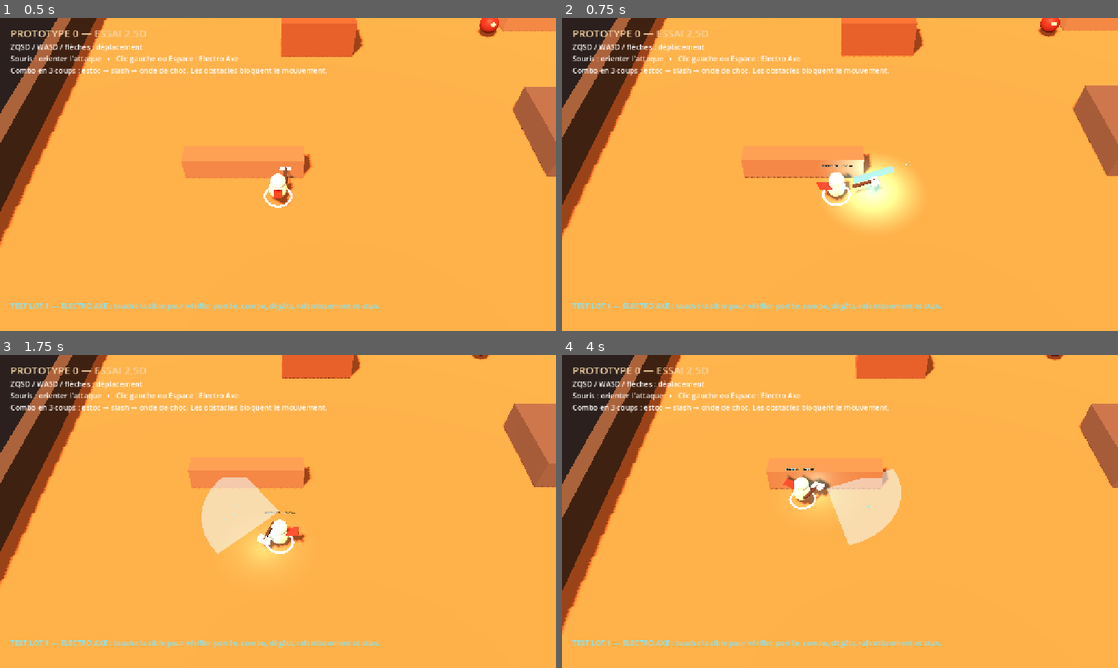
Above: before the commit, frames 1-4 (two rows, left to right).
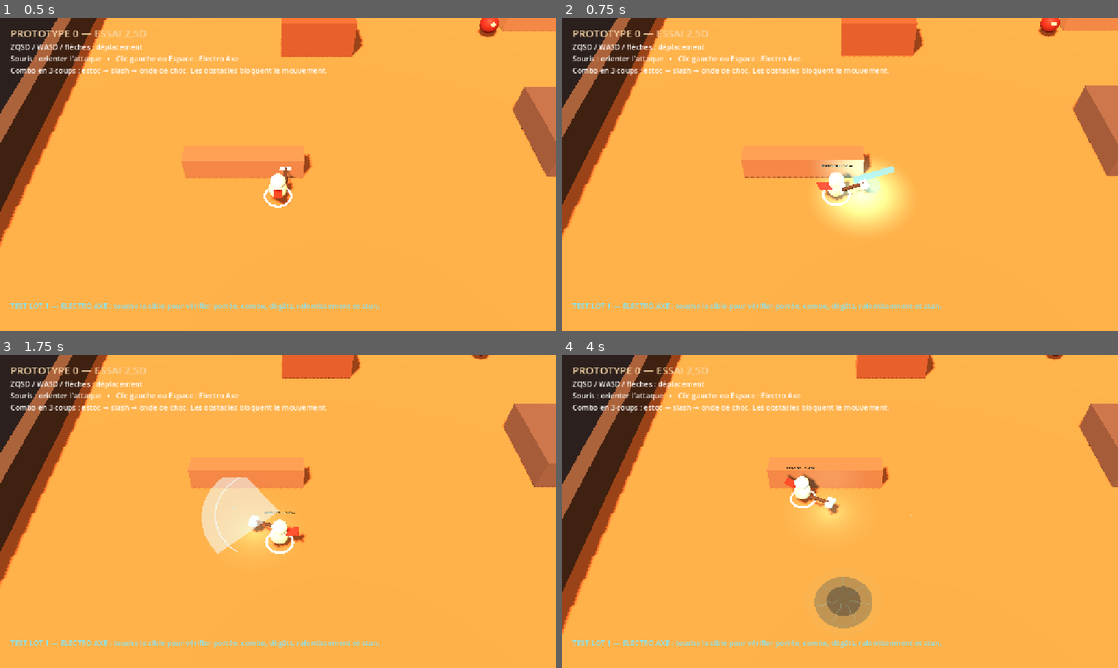
Above: after the commit, the same moments.

Repository: aKoMoses/PROTOTYPE-V0.1
Game: Godot game, scene res://scenes/main.tscn
Two runs of this game, one before a commit and one after it. Both use one fixed random seed, a clock stepped at 60 frames per second and the inputs below.
Inputs (mouse positions are in pixels of both pictures, inside the frame that each line leads up to):
- Up to frame 1 (0.5 s): no input
- Up to frame 2 (0.75 s): move the mouse to (962, 158) at 0.52 s; hold D from 0.53 s (still down); hold Q from 0.53 s (still down); click (962, 158) at 0.67 s
- Up to frame 3 (1.75 s): tap Space at 0.77, 1.52 s; move the mouse to (166, 527) at 1.27 s; release D at 1.28 s; release Q at 1.28 s; hold S from 1.28 s (still down); tap Z at 1.35 s
- Up to frame 4 (4 s): move the mouse to (895, 442) at 2.02 s; release S at 2.03 s; hold D 2.03-2.78 s; hold Q 2.03-2.78 s; move the mouse to (812, 574) at 2.77 s; hold W 2.78-3.53 s; tap Z at 2.85 s; click (812, 574) at 2.92 s; tap Space at 3.02, 3.77 s; move the mouse to (1006, 558) at 3.52 s; hold A from 3.53 s (still down); hold Q from 3.53 s (still down)

Frame 1 is identical in both runs. In frame 2, 1.3% of the frame differs, in the area x 46-63%, y 45-64%; in frame 3, 0.4%; in frame 4, 4.4%, in the area x 0-100%, y 0-89%.

Commit message:
Deepen Electro Axe animations and impact effects

Diff:
--- a/scripts/player.gd
+++ b/scripts/player.gd
@@ -1,13 +1,13 @@
 extends CharacterBody3D
 
 @export var move_speed := 7.5
-@export var attack_interval := 0.34
+@export var attack_interval := 0.64
 
 # Electro Axe V0.1 — first playable combat lot. Damage values are deliberately
 # centralized so balancing after the human test does not touch hitbox code.
 const AXE_DAMAGE := [120.0, 145.0, 80.0]
 const AXE_RANGE := [4.4, 3.2, 2.8]
-const AXE_COMBO_WINDOW := 1.05
+const AXE_COMBO_WINDOW := 1.70
 const AXE_SLOW_DURATION := 0.25
 const AXE_SLOW_PERCENT := 30.0
 const AXE_SHOCKWAVE_DURATION := 0.50
@@ -92,18 +92,21 @@
 	_combo_expires_at = Time.get_ticks_msec() / 1000.0 + AXE_COMBO_WINDOW
 	_attack_label.text = "ELECTRO AXE  •  COUP %d/3" % (step + 1)
 	_play_axe_animation(step)
-	_show_attack_hitbox(step)
 	var target := get_tree().current_scene.get_node_or_null("TargetDummy")
-	if target == null:
-		return
-	var offset: Vector3 = target.global_position - global_position
-	var flat_offset := Vector3(offset.x, 0.0, offset.z)
-	var distance := flat_offset.length()
-	if distance > AXE_RANGE[step] or distance < 0.01:
-		return
-	var facing_dot := aim_direction.dot(flat_offset.normalized())
-	var cone_limit := 0.88 if step == 0 else (0.35 if step == 1 else -0.25)
-	if facing_dot < cone_limit:
+	var impact_point: Vector3 = global_position + aim_direction * AXE_RANGE[step]
+	var did_hit := false
+	var distance := 0.0
+	if target != null:
+		var offset: Vector3 = target.global_position - global_position
+		var flat_offset := Vector3(offset.x, 0.0, offset.z)
+		distance = flat_offset.length()
+		var facing_dot := aim_direction.dot(flat_offset.normalized()) if distance > 0.01 else -1.0
+		var cone_limit := 0.88 if step == 0 else (0.35 if step == 1 else -0.25)
+		did_hit = distance <= AXE_RANGE[step] and distance > 0.01 and facing_dot >= cone_limit
+		if did_hit:
+			impact_point = target.global_position
+	_show_attack_hitbox(step, impact_point, did_hit)
+	if not did_hit or target == null:
 		return
 	var damage: float = float(AXE_DAMAGE[step])
 	if step == 2 and distance <= 0.9:
@@ -114,6 +117,7 @@
 		target.call("apply_slow", AXE_SLOW_DURATION if step < 2 else AXE_SHOCKWAVE_DURATION, AXE_SLOW_PERCENT)
 		target.call("flash_impact", false)
 	target.call("take_damage", damage)
+	_create_target_hit_fx(impact_point, step == 2 and distance <= 0.9)
 
 
 func _play_axe_animation(step: int) -> void:
@@ -125,19 +129,20 @@
 	tween.tween_property(_axe_pivot, "rotation", _axe_pivot_home_rotation, 0.01)
 	if step == 0:
 		# A readable thrust: the weapon lunges toward the target and snaps back.
-		tween.tween_property(_axe_pivot, "position", Vector3(0.5, 1.0, -1.65), 0.09)
-		tween.tween_property(_axe_pivot, "position", _axe_pivot_home, 0.16)
+		tween.tween_property(_axe_pivot, "position", Vector3(0.5, 1.0, -0.20), 0.12)
+		tween.tween_property(_axe_pivot, "position", Vector3(0.5, 1.0, -1.65), 0.14)
+		tween.tween_property(_axe_pivot, "position", _axe_pivot_home, 0.28)
 	elif step == 1:
 		# A lateral sweep, with a brief anticipation in the opposite direction.
-		tween.tween_property(_axe_pivot, "rotation", Vector3(0.0, deg_to_rad(-65.0), deg_to_rad(-12.0)), 0.07)
-		tween.tween_property(_axe_pivot, "rotation", Vector3(0.0, deg_to_rad(78.0), deg_to_rad(14.0)), 0.12)
-		tween.tween_property(_axe_pivot, "rotation", _axe_pivot_home_rotation, 0.16)
+		tween.tween_property(_axe_pivot, "rotation", Vector3(0.0, deg_to_rad(-65.0), deg_to_rad(-12.0)), 0.12)
+		tween.tween_property(_axe_pivot, "rotation", Vector3(0.0, deg_to_rad(78.0), deg_to_rad(14.0)), 0.19)
+		tween.tween_property(_axe_pivot, "rotation", _axe_pivot_home_rotation, 0.30)
 	else:
 		# Overhead slam: weapon rises, pauses, then drives down into the floor.
-		tween.tween_property(_axe_pivot, "rotation", Vector3(deg_to_rad(-72.0), 0.0, 0.0), 0.12)
-		tween.tween_interval(0.05)
-		tween.tween_property(_axe_pivot, "rotation", Vector3(deg_to_rad(78.0), 0.0, 0.0), 0.10)
-		tween.tween_property(_axe_pivot, "rotation", _axe_pivot_home_rotation, 0.22)
+		tween.tween_property(_axe_pivot, "rotation", Vector3(deg_to_rad(-72.0), 0.0, 0.0), 0.18)
+		tween.tween_interval(0.08)
+		tween.tween_property(_axe_pivot, "rotation", Vector3(deg_to_rad(78.0), 0.0, 0.0), 0.15)
+		tween.tween_property(_axe_pivot, "rotation", _axe_pivot_home_rotation, 0.34)
 	if _robot_visuals != null:
 		var recoil := create_tween()
 		recoil.tween_property(_robot_visuals, "position", -aim_direction * (0.10 if step < 2 else 0.18), 0.06)
@@ -162,6 +167,14 @@
 	material.emission = color
 	material.emission_energy_multiplier = 5.0
 	return material
+
+
+func _set_material_alpha(alpha: float, material: StandardMaterial3D) -> void:
+	if material == null:
+		return
+	var color := material.albedo_color
+	color.a = alpha
+	material.albedo_color = color
 
 
 func _spawn_particle_burst(origin: Vector3, color: Color, amount: int, lifetime: float, speed: float, particle_scale: float) -> void:
@@ -191,7 +204,7 @@
 	get_tree().create_timer(lifetime + 0.35).timeout.connect(particles.queue_free)
 
 
-func _play_impact_fx(step: int) -> void:
+func _play_impact_fx(step: int, impact_point: Vector3, did_hit: bool) -> void:
 	if step == 0:
 		var thrust := MeshInstance3D.new()
 		var thrust_mesh := BoxMesh.new()
@@ -204,7 +217,9 @@
 		var tween := create_tween()
 		tween.tween_property(thrust, "scale", Vector3(1.8, 1.8, 0.2), 0.12)
 		tween.tween_callback(thrust.queue_free)
-		_spawn_particle_burst(global_position + Vector3.UP * 0.95 + aim_direction * AXE_RANGE[0], Color("#a9f5ff"), 10, 0.28, 5.0, 0.16)
+		_spawn_particle_burst(impact_point + Vector3.UP * 0.9, Color("#a9f5ff"), 16 if did_hit else 8, 0.32, 5.0, 0.16)
+		if did_hit:
+			_create_hit_flash(impact_point, Color("#a9f5ff"), 0.65)
 	elif step == 1:
 		var slash := _create_slash_fan(AXE_RANGE[1], deg_to_rad(58.0))
 		get_tree().current_scene.add_child(slash)
@@ -221,9 +236,57 @@
 		var echo_tween := create_tween()
 		echo_tween.tween_property(slash_echo, "scale", Vector3(1.7, 1.0, 1.7), 0.22)
 		echo_tween.tween_callback(slash_echo.queue_free)
-		_spawn_particle_burst(global_position + Vector3.UP * 0.9 + aim_direction * AXE_RANGE[1], Color("#55e9ff"), 14, 0.34, 4.0, 0.14)
+		var slash_outline := _create_slash_outline(AXE_RANGE[1] * 1.02, deg_to_rad(58.0), Color("#d8fbff"))
+		get_tree().current_scene.add_child(slash_outline)
+		slash_outline.global_position = slash.global_position + Vector3.UP * 0.06
+		slash_outline.look_at(slash_outline.global_position + aim_direction, Vector3.UP)
+		var outline_tween := create_tween()
+		outline_tween.tween_property(slash_outline, "scale", Vector3(1.14, 1.0, 1.14), 0.25)
+		outline_tween.tween_callback(slash_outline.queue_free)
+		_spawn_particle_burst(impact_point + Vector3.UP * 0.8, Color("#55e9ff"), 22 if did_hit else 12, 0.42, 4.0, 0.14)
+		if did_hit:
+			_create_hit_flash(impact_point, Color("#72edff"), 0.8)
 	else:
-		_create_shockwave_fx()
+		_create_shockwave_fx(impact_point)
+
+
+func _create_hit_flash(origin: Vector3, color: Color, radius: float) -> void:
+	var flash := MeshInstance3D.new()
+	var mesh := SphereMesh.new()
+	mesh.radius = 0.32
+	mesh.height = 0.64
+	flash.mesh = mesh
+	var material := _create_fx_material(color, 0.92)
+	flash.material_override = material
+	get_tree().current_scene.add_child(flash)
+	flash.global_position = origin + Vector3.UP * 0.9
+	var tween := create_tween()
+	tween.set_parallel(true)
+	tween.tween_property(flash, "scale", Vector3.ONE * radius * 3.0, 0.16)
+	tween.tween_method(Callable(self, "_set_material_alpha").bind(material), 0.92, 0.0, 0.18)
+	tween.set_parallel(false)
+	tween.tween_callback(flash.queue_free)
+	_spawn_particle_burst(flash.global_position, color, 12, 0.30, 3.5, 0.12)
+
+
+func _create_target_hit_fx(origin: Vector3, critical: bool) -> void:
+	var color := Color("#fff0a1") if critical else Color("#ff795e")
+	var pulse := MeshInstance3D.new()
+	var pulse_mesh := TorusMesh.new()
+	pulse_mesh.inner_radius = 0.22 if critical else 0.16
+	pulse_mesh.outer_radius = 0.34 if critical else 0.26
+	pulse.mesh = pulse_mesh
+	var pulse_material := _create_fx_material(color, 0.92)
+	pulse.material_override = pulse_material
+	get_tree().current_scene.add_child(pulse)
+	pulse.global_position = origin + Vector3.UP * 0.16
+	var tween := create_tween()
+	tween.set_parallel(true)
+	tween.tween_property(pulse, "scale", Vector3.ONE * (3.2 if critical else 2.4), 0.28)
+	tween.tween_method(Callable(self, "_set_material_alpha").bind(pulse_material), 0.92, 0.0, 0.32)
+	tween.set_parallel(false)
+	tween.tween_callback(pulse.queue_free)
+	_spawn_particle_burst(origin + Vector3.UP * 0.75, color, 26 if critical else 16, 0.40 if critical else 0.28, 5.5, 0.16)
 
 
 func _create_slash_fan(radius: float, half_angle: float) -> MeshInstance3D:
@@ -243,37 +306,103 @@
 	return slash
 
 
-func _create_shockwave_fx() -> void:
-	var impact_point := global_position + aim_direction * 1.15
+func _create_slash_outline(radius: float, half_angle: float, color: Color) -> MeshInstance3D:
+	var outline := MeshInstance3D.new()
+	var mesh := ImmediateMesh.new()
+	var material := _create_fx_material(color, 0.95)
+	mesh.surface_begin(Mesh.PRIMITIVE_LINES, material)
+	var segments := 14
+	for index in range(segments):
+		var a0 := -half_angle + (2.0 * half_angle) * float(index) / float(segments)
+		var a1 := -half_angle + (2.0 * half_angle) * float(index + 1) / float(segments)
+		mesh.surface_add_vertex(Vector3(sin(a0) * radius, 0.03, -cos(a0) * radius))
+		mesh.surface_add_vertex(Vector3(sin(a1) * radius, 0.03, -cos(a1) * radius))
+	mesh.surface_end()
+	outline.mesh = mesh
+	return outline
+
+
+func _create_shockwave_fx(impact_point: Vector3) -> void:
 	var crater := MeshInstance3D.new()
 	var crater_mesh := CylinderMesh.new()
 	crater_mesh.top_radius = 0.72
 	crater_mesh.bottom_radius = 0.9
 	crater_mesh.height = 0.10
 	crater.mesh = crater_mesh
-	crater.material_override = _create_fx_material(Color("#263e50"), 0.94)
+	var crater_material := _create_fx_material(Color("#263e50"), 0.94)
+	crater.material_override = crater_material
 	get_tree().current_scene.add_child(crater)
 	crater.global_position = impact_point + Vector3.UP * 0.05
+	var inner_crater := MeshInstance3D.new()
+	var inner_mesh := CylinderMesh.new()
+	inner_mesh.top_radius = 0.46
+	inner_mesh.bottom_radius = 0.64
+	inner_mesh.height = 0.13
+	inner_crater.mesh = inner_mesh
+	var inner_material := _create_fx_material(Color("#121c27"), 0.98)
+	inner_crater.material_override = inner_material
+	get_tree().current_scene.add_child(inner_crater)
+	inner_crater.global_position = impact_point + Vector3.UP * 0.12
 	var ring := MeshInstance3D.new()
 	var ring_mesh := TorusMesh.new()
 	ring_mesh.inner_radius = 0.35
 	ring_mesh.outer_radius = 0.52
 	ring.mesh = ring_mesh
-	ring.material_override = _create_fx_material(Color("#42e7ff"), 0.95)
+	var ring_material := _create_fx_material(Color("#42e7ff"), 0.95)
+	ring.material_override = ring_material
 	get_tree().current_scene.add_child(ring)
 	ring.global_position = impact_point + Vector3.UP * 0.12
+	var inner_ring := MeshInstance3D.new()
+	var inner_ring_mesh := TorusMesh.new()
+	inner_ring_mesh.inner_radius = 0.16
+	inner_ring_mesh.outer_radius = 0.25
+	inner_ring.mesh = inner_ring_mesh
+	var inner_ring_material := _create_fx_material(Color("#e9ffff"), 0.95)
+	inner_ring.material_override = inner_ring_material
+	get_tree().current_scene.add_child(inner_ring)
+	inner_ring.global_position = impact_point + Vector3.UP * 0.16
 	var tween := create_tween()
 	tween.set_parallel(true)
-	tween.tween_property(crater, "scale", Vector3(1.9, 1.0, 1.9), 0.65)
-	tween.tween_property(ring, "scale", Vector3(3.2, 1.0, 3.2), 0.48)
+	tween.tween_property(crater, "scale", Vector3(1.65, 1.0, 1.65), 0.55)
+	tween.tween_property(inner_crater, "scale", Vector3(1.35, 1.0, 1.35), 0.75)
+	tween.tween_property(ring, "scale", Vector3(3.8, 1.0, 3.8), 0.78)
+	tween.tween_property(inner_ring, "scale", Vector3(2.8, 1.0, 2.8), 0.50)
+	tween.tween_method(Callable(self, "_set_material_alpha").bind(crater_material), 0.94, 0.0, 1.55)
+	tween.tween_method(Callable(self, "_set_material_alpha").bind(inner_material), 0.98, 0.0, 1.65)
+	tween.tween_method(Callable(self, "_set_material_alpha").bind(ring_material), 0.95, 0.0, 1.10)
+	tween.tween_method(Callable(self, "_set_material_alpha").bind(inner_ring_material), 0.95, 0.0, 0.82)
 	tween.set_parallel(false)
-	tween.tween_interval(0.45)
+	tween.tween_interval(1.0)
 	tween.tween_callback(crater.queue_free)
+	tween.tween_callback(inner_crater.queue_free)
 	tween.tween_callback(ring.queue_free)
+	tween.tween_callback(inner_ring.queue_free)
 	for index in range(8):
 		_create_lightning_spark(impact_point, index)
+	_create_crater_fractures(impact_point)
 	_spawn_particle_burst(impact_point + Vector3.UP * 0.18, Color("#a8f8ff"), 34, 0.75, 7.0, 0.19)
 	_spawn_particle_burst(impact_point + Vector3.UP * 0.12, Color("#ffb13b"), 16, 0.52, 5.0, 0.14)
+
+
+func _create_crater_fractures(origin: Vector3) -> void:
+	for index in range(7):
+		var crack := MeshInstance3D.new()
+		var mesh := ImmediateMesh.new()
+		var material := _create_fx_material(Color("#8cf4ff"), 0.96)
+		mesh.surface_begin(Mesh.PRIMITIVE_LINE_STRIP, material)
+		var angle := (TAU / 7.0) * float(index) + 0.18
+		var direction := Vector3(cos(angle), 0.0, sin(angle))
+		for point_index in range(5):
+			var distance := 0.28 + float(point_index) * 0.26
+			var jitter := Vector3(-direction.z, 0.0, direction.x) * (0.06 if point_index % 2 == 0 else -0.04)
+			mesh.surface_add_vertex(direction * distance + jitter + Vector3.UP * 0.17)
+		mesh.surface_end()
+		crack.mesh = mesh
+		get_tree().current_scene.add_child(crack)
+		crack.global_position = origin
+		var tween := create_tween()
+		tween.tween_method(Callable(self, "_set_material_alpha").bind(material), 0.96, 0.0, 1.35)
+		tween.tween_callback(crack.queue_free)
 
 
 func _create_lightning_spark(origin: Vector3, index: int) -> void:
@@ -281,18 +410,22 @@
 	var spark_mesh := BoxMesh.new()
 	spark_mesh.size = Vector3(0.055, 0.08, 1.2 + float(index % 3) * 0.35)
 	spark.mesh = spark_mesh
-	spark.material_override = _create_fx_material(Color("#b7f8ff"), 0.95)
+	var spark_material := _create_fx_material(Color("#b7f8ff"), 0.95)
+	spark.material_override = spark_material
 	get_tree().current_scene.add_child(spark)
 	var angle := (TAU / 8.0) * float(index)
 	var direction := Vector3(cos(angle), 0.0, sin(angle))
 	spark.global_position = origin + direction * 0.45 + Vector3.UP * (0.10 + float(index % 2) * 0.08)
 	spark.look_at(spark.global_position + direction, Vector3.UP)
 	var tween := create_tween()
-	tween.tween_property(spark, "scale", Vector3(1.0, 1.0, 0.1), 0.38)
+	tween.set_parallel(true)
+	tween.tween_property(spark, "scale", Vector3(1.0, 1.0, 0.1), 0.48)
+	tween.tween_method(Callable(self, "_set_material_alpha").bind(spark_material), 0.95, 0.0, 0.52)
+	tween.set_parallel(false)
 	tween.tween_callback(spark.queue_free)
 
 
-func _show_attack_hitbox(step: int) -> void:
+func _show_attack_hitbox(step: int, impact_point: Vector3 = Vector3.ZERO, did_hit: bool = false) -> void:
 	var hitbox := MeshInstance3D.new()
 	hitbox.name = "AxeHitbox"
 	var mesh := CylinderMesh.new()
@@ -314,7 +447,9 @@
 	var tween := create_tween()
 	tween.tween_property(hitbox, "scale", Vector3(1.0, 1.0, 1.8), 0.12)
 	tween.tween_callback(hitbox.queue_free)
-	_play_impact_fx(step)
+	if impact_point == Vector3.ZERO:
+		impact_point = global_position + aim_direction * AXE_RANGE[step]
+	_play_impact_fx(step, impact_point, did_hit)
 
 
 func _build_collision() -> void:
